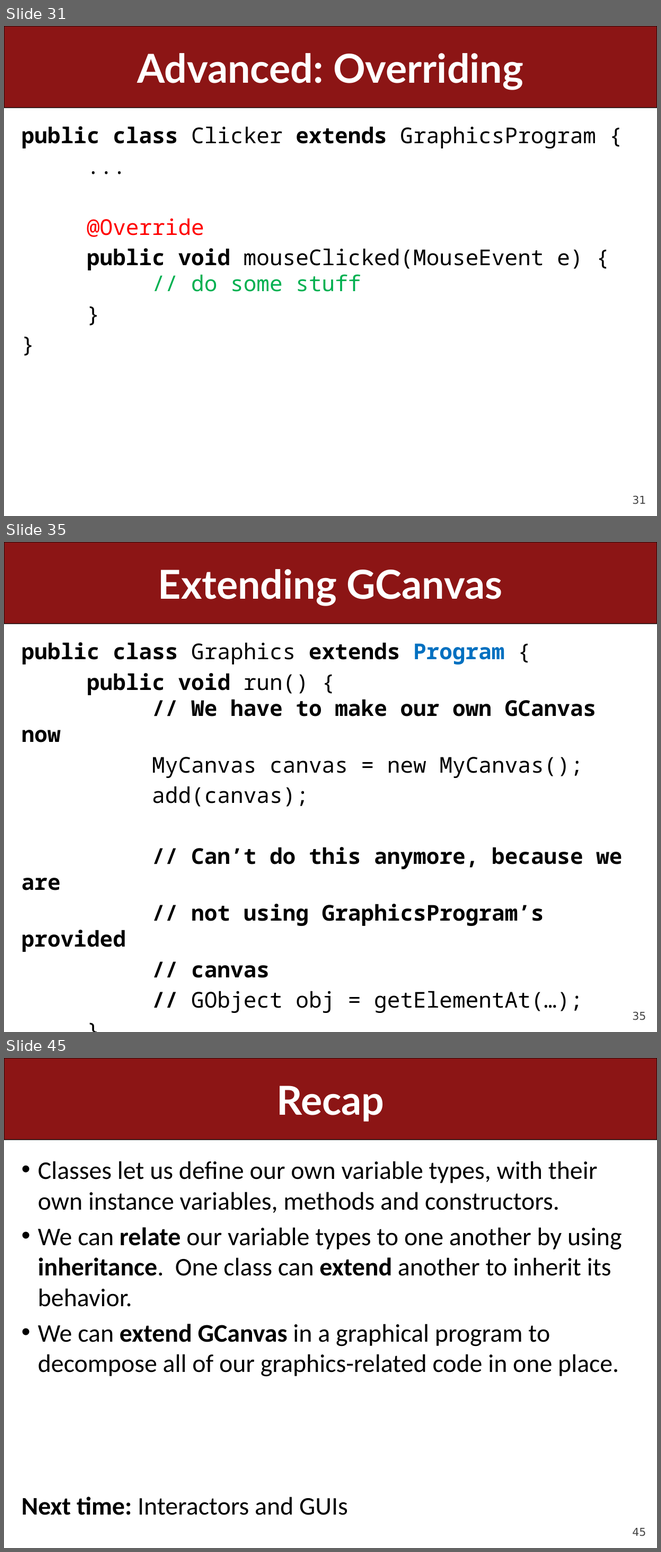
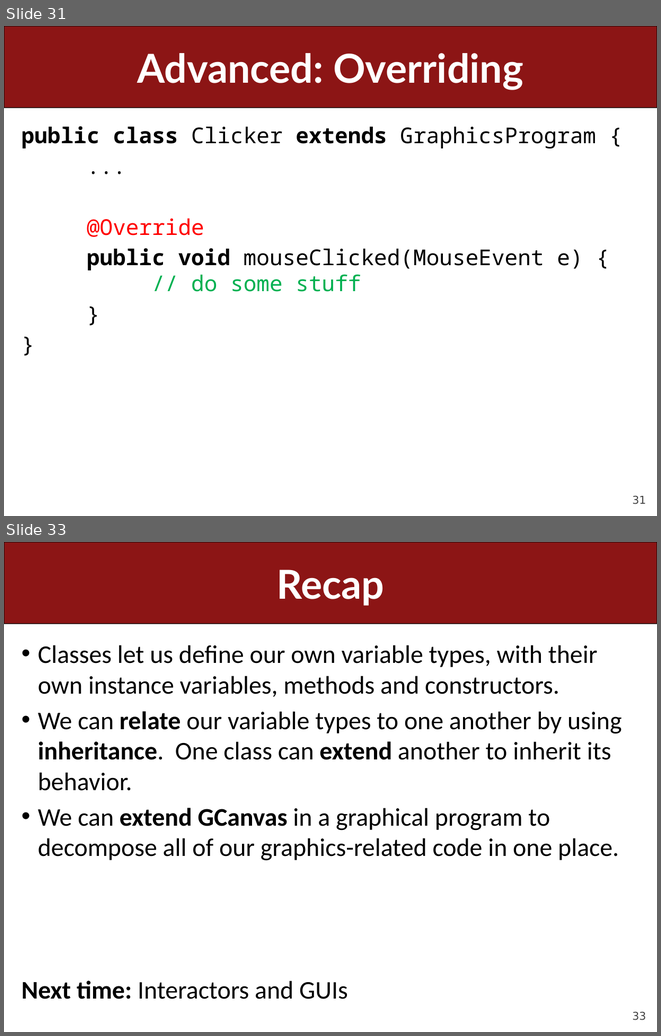
Before and after one commit to ckincaid17/cs106a-summer-2018, a slide deck: WWW/lectures/Lecture22/Lecture22.pptx. Shown one above the other, each under a label of ours: slides 31, 35 and 45 before the commit, slides 31 and 33 after it; the slides between them are not shown. The pictures are 661x1552 and 661x1036 pixels, drawn with LibreOffice and Linux fonts; fonts in the diff are those of the drawing. Boxes give left, top, right and bottom in pixels: in the first picture for what was removed or moved away, otherwise in the second. Text is boxed around its words. In the diff, an @@ line names an element or a change of style, - is before the commit and + after.

```diff
--- a/WWW/lectures/Lecture22/Lecture22.pptx
+++ b/WWW/lectures/Lecture22/Lecture22.pptx
@@ slide 35 removed at [4,542,657,1032], background #FFFFFF; not listed: 2 template elements that a slide beside it also shows @@
@@ title removed at [158,569,502,606] @@
-Extending GCanvas
@@ text removed at [21,642,622,1013] @@
-public class Graphics extends Program {
-public void run() {
-// We have to make our own GCanvas now
-MyCanvas canvas = new MyCanvas();
-add(canvas);
-// Can’t do this anymore, because we are
-// not using GraphicsProgram’s provided
-// canvas
-// GObject obj = getElementAt(…);
-}
-}
@@ what was slide 45 is now slide 33 @@
@@ page number at [632,1011,646,1020]: text changed @@
-45
+33
```
Also in this commit, not shown: 9 slides changed, 11 other slides removed, 10 other files.
